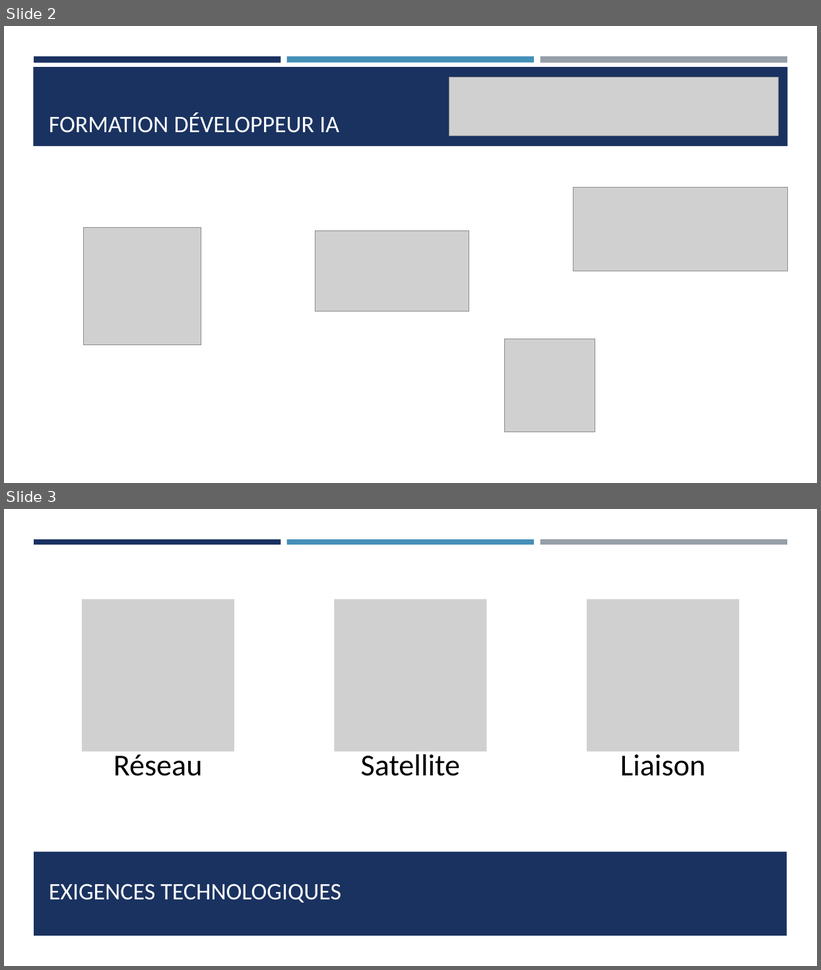
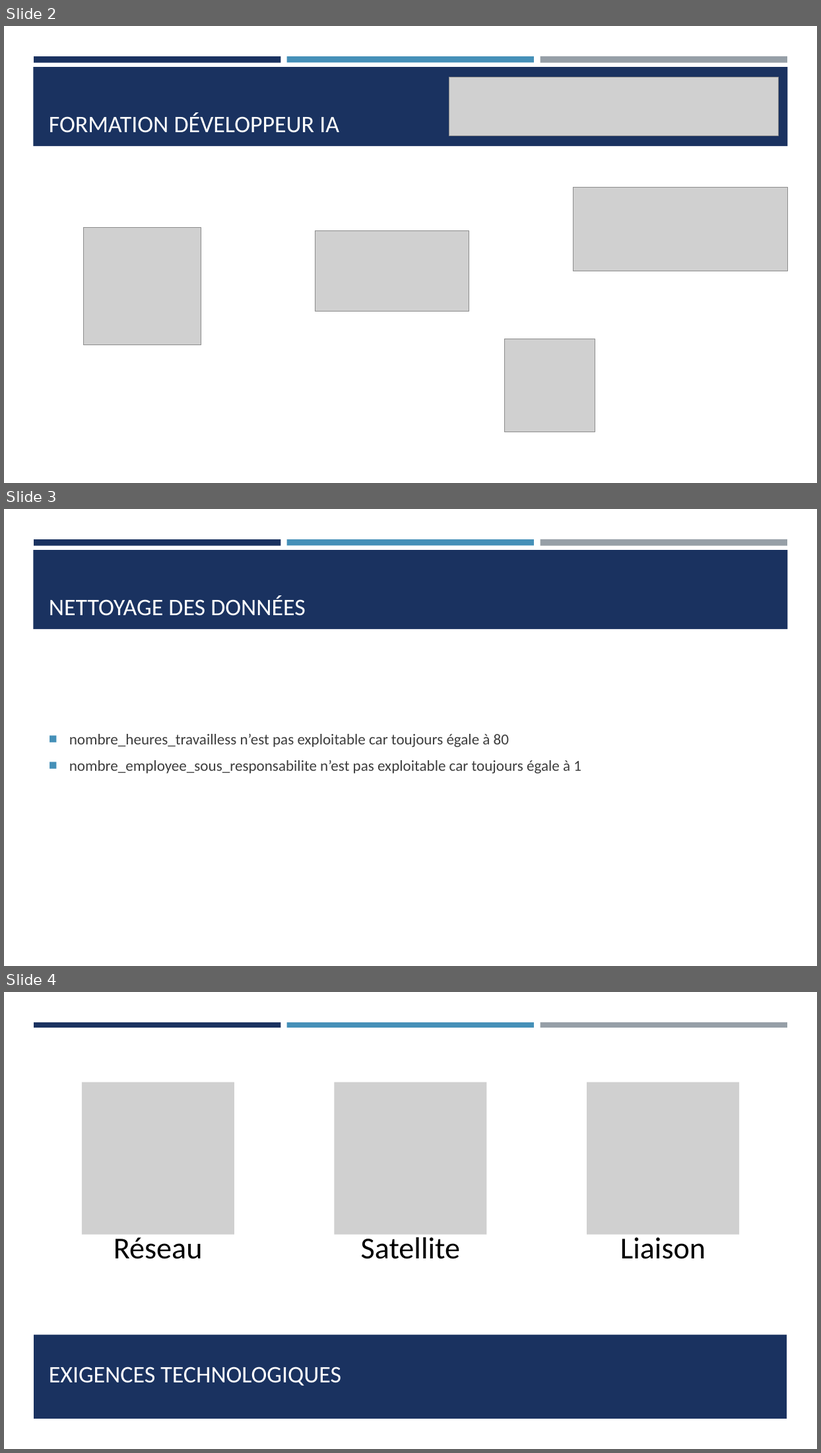
Before and after one commit to Ace4teaM/OCR-NovaTech, a slide deck: Presentation.pptx. Shown one above the other, each under a label of ours: slides 2 and 3 before the commit, slides 2, 3 and 4 after it. The pictures are 821x970 and 821x1453 pixels, drawn with LibreOffice and Linux fonts; fonts in the diff are those of the drawing; grey boxes stand for pictures. Boxes give left, top, right and bottom in pixels: in the first picture for what was removed or moved away, otherwise in the second. Text is boxed around its words. In the diff, an @@ line names an element or a change of style, - is before the commit and + after.

Commit message:
préparation des données (en cours)

```diff
--- a/Presentation.pptx
+++ b/Presentation.pptx
@@ slide 3 added at bbox=[4, 509, 817, 966], background #FFFFFF; not listed: 4 template elements that a slide beside it also shows @@
@@ title added at bbox=[49, 595, 305, 616], 28 pt, text #FFFFFF @@
+NETTOYAGE DES DONNÉES
@@ text added at bbox=[69, 734, 582, 774], 18 pt, text #3D3D3D @@
+■ nombre_heures_travailless n’est pas exploitable car toujours égale à 80
+■ nombre_employee_sous_responsabilite n’est pas exploitable car toujours égale à 1
@@ what was slide 3 is now slide 4 @@
```
Also in this commit, not shown: 3 other files.
